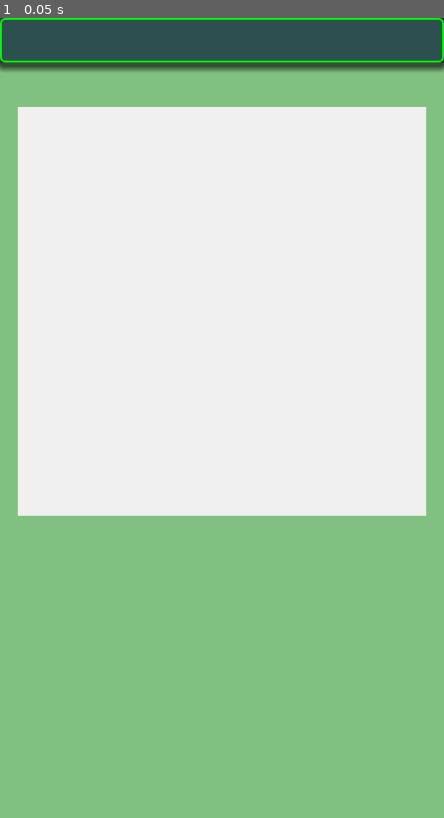
Above: before the commit, frame 1.
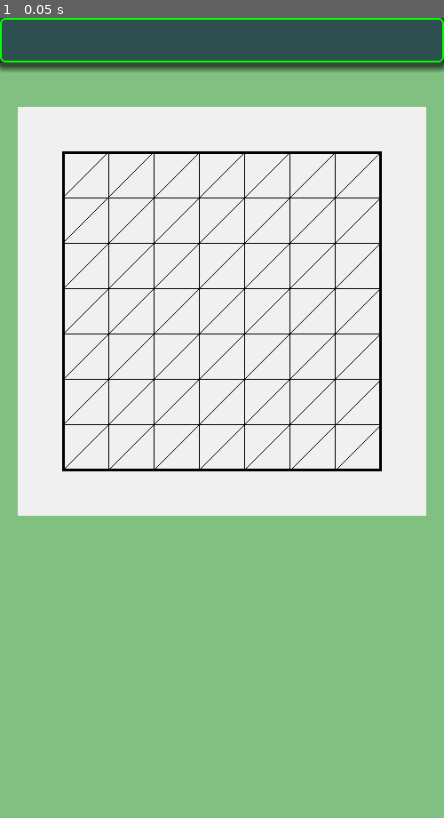
Above: after the commit, the same moment.

Repository: vivisuke/HexGame
Game: Godot game, scene res://main.tscn
The game is run twice, just before and just after one commit, with the same random seed, the same clock (stepped at 60 frames per second) and the same inputs.
Inputs:
- Up to frame 1 (0.05 s): no input

The runs differ from the first frame. In frame 1, 4.0% of the frame differs, in the area x 13-87%, y 16-57%.

Commit message:
0004 ◎ C 01/21 01/21 0.001│ToDo│Board クラス追加 0005 ◎ C 01/21 01/21 0.001│ToDo│BoardRect：グリッド線描画

Diff:
--- a/hexgame/main.tscn
+++ b/hexgame/main.tscn
@@ -1,8 +1,11 @@
-[gd_scene load_steps=2 format=3 uid="uid://duyxx1tfe0tha"]
+[gd_scene load_steps=4 format=3 uid="uid://duyxx1tfe0tha"]
 
 [ext_resource type="Script" path="res://scripts/title_bar.gd" id="1_afdw8"]
+[ext_resource type="Script" path="res://scripts/main.gd" id="1_juyok"]
+[ext_resource type="Script" path="res://scripts/board_rect.gd" id="3_gwnx1"]
 
 [node name="Main" type="Node2D"]
+script = ExtResource("1_juyok")
 
 [node name="BG" type="ColorRect" parent="."]
 offset_right = 500.0
@@ -21,3 +24,4 @@
 offset_right = 480.0
 offset_bottom = 560.0
 color = Color(0.941176, 0.941176, 0.941176, 1)
+script = ExtResource("3_gwnx1")
--- /dev/null
+++ b/hexgame/scripts/Board.gd
@@ -0,0 +1,17 @@
+class_name Board
+extends Node
+
+enum {
+	EMPTY = 0, BLACK, WHITE,
+}
+const BD_SIZE = 8
+
+var m_cells = []
+
+func _init():
+	m_cells.resize(BD_SIZE)
+
+func _ready():
+	pass # Replace with function body.
+func _process(delta):
+	pass
--- /dev/null
+++ b/hexgame/scripts/board_rect.gd
@@ -0,0 +1,27 @@
+extends ColorRect
+
+var CELL_WD = self.size.x / (Board.BD_SIZE+1)
+var X0 = CELL_WD
+var Y0 = CELL_WD
+var GRID_WD = CELL_WD * (Board.BD_SIZE-1)
+var GRID_HT = CELL_WD * (Board.BD_SIZE-1)
+
+# Called when the node enters the scene tree for the first time.
+func _ready():
+	print("CELL_WD = ", CELL_WD)
+	pass # Replace with function body.
+
+func _draw():
+	draw_rect(Rect2(X0, Y0, GRID_WD, GRID_HT), Color.BLACK, false, 3.0)
+	for i in range(1, Board.BD_SIZE-1):
+		var t = Y0 + i * CELL_WD
+		draw_line(Vector2(X0, t), Vector2(X0+GRID_WD, t), Color.BLACK)
+		draw_line(Vector2(t, Y0), Vector2(t, Y0+GRID_HT), Color.BLACK)
+		draw_line(Vector2(X0, t), Vector2(t, Y0), Color.BLACK)
+		draw_line(Vector2(t, Y0+GRID_HT), Vector2(X0+GRID_WD, t), Color.BLACK)
+	draw_line(Vector2(X0, Y0+GRID_HT), Vector2(X0+GRID_WD, Y0), Color.BLACK)
+	pass
+
+# Called every frame. 'delta' is the elapsed time since the previous frame.
+func _process(delta):
+	pass
--- /dev/null
+++ b/hexgame/scripts/main.gd
@@ -0,0 +1,10 @@
+extends Node2D
+
+var bd
+
+func _ready():
+	bd = Board.new()
+	pass # Replace with function body.
+
+func _process(delta):
+	pass
Not shown, changed: HexGame.spr
